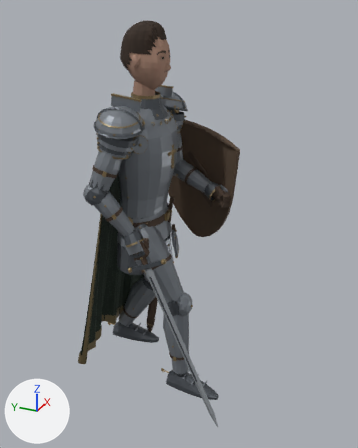
Two versions of the glTF model modelos/cavaleiro-low-poly/cavaleiro.glb, one commit apart.
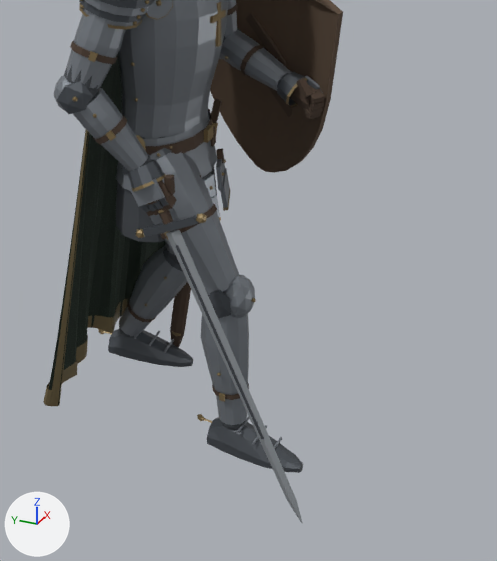
Old and new are each drawn whole from a 50 mm camera at (-1.995, -1.087, 1.876) aimed at (-0.011, -0.194, 0.884) and again close up on the part from 15% to 90% of the width and 32% to 100% of the height. Lighting does not change. The marker at lower left points along +X, +Y and +Z. The last two pictures show the newer version. Where no turn or scale is listed for an object, it has been applied to the vertices.

In view in the first close-up: 'AntebracoDireito', 'AntebracoEsquerdo', 'BracalSuperiorDireito', 'CapaForro', 'Couraca', 'CoxoteDireita', 'EscarpeDireita', 'EscarpeEsquerda', 'EscudoCorpo', 'GrevaDireita', 'GrevaEsquerda', 'Lamina' and 79 more.
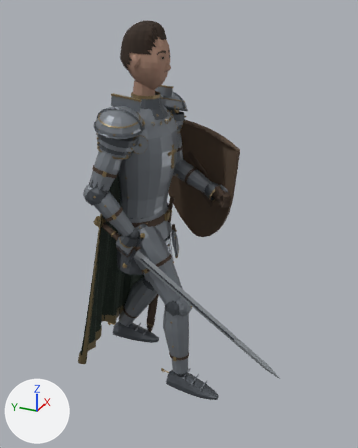
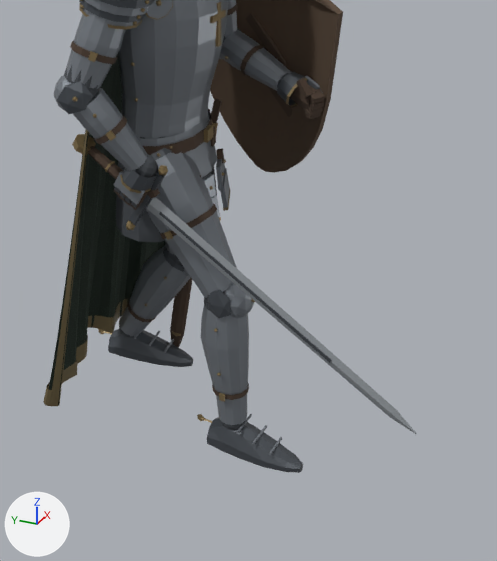
Commit message: Cavaleiro: pegada correta da espada

ob_maodireito is not drawn itself; it is the parent of ob_articulacaopulsodireito, ob_manopladireito, ob_bordamanopladireito, ob_punhodireito, ob_espada.
ob_espada is not drawn itself; it is the parent of ob_lamina, ob_sulco, ob_sulco_001, ob_guarda, ob_pontaguarda, ob_pontaguarda_001, ob_empunhadura, ob_anelempunhadura.

Edits to the bpy script that builds the scene:
```text
Change ob_maodireito:
    ob_maodireito.rotation_euler: (0.0852, 0.359, -0.494) -> (1.086, 0.283, -0.613)  # degrees (4.9, 21, -28) -> degrees (62, 16, -35)
Change ob_espada:
    ob_espada.location: (0.0, -0.005, -0.06) -> (0.016, 0.055, -0.08)
    ob_espada.rotation_euler: (0.0565, 0.0368, -1.718) -> (-1.571, -1.571, 0.0)  # degrees (3.2, 2.1, -98) -> degrees (-90, -90, 0)
```

Location of each change, [x1, y1, x2, y2] in pixels of the close-ups (497 x 561 px):
'Lamina', turned, moved: before [166, 230, 302, 523]; after [147, 197, 417, 434]
'Sulco', turned, moved: before [176, 245, 264, 439]; after [159, 211, 332, 362]
'Guarda', turned, moved: before [143, 215, 199, 237]; after [129, 172, 165, 225]
'ManoplaDireito', turned: before [128, 159, 164, 188]; after [122, 165, 159, 191]
'PlacaDorsoDireito', turned: before [130, 178, 165, 206]; after [114, 171, 145, 205]
'Empunhadura', turned, moved: before [159, 210, 173, 224]; after [88, 146, 123, 179]
'Pomo', turned, moved (mostly hidden before): before [136, 135, 146, 151]; after [72, 134, 96, 154]
'ArticulacaoPulsoDireito', turned (mostly hidden before): before [140, 156, 152, 167]; after [134, 155, 157, 178]
'PolegarDireito', turned: before [164, 174, 175, 196]; after [147, 189, 160, 199]
'BordaManoplaDireito', turned: before [132, 174, 166, 192]; after [120, 169, 151, 193]
'PontaGuarda', turned, moved: before [196, 213, 207, 223]; after [158, 165, 168, 175]
'PalmaDireito', turned: before [146, 180, 170, 205]; after [123, 175, 153, 203]
'DedoDireito4', turned: before [164, 192, 176, 210]; after [131, 202, 141, 210]
'PontaGuarda.001', turned, moved: before [136, 229, 145, 238]; after [126, 221, 135, 230]
'PlacaDedoDireito3', turned: before [153, 201, 163, 209]; after [125, 197, 131, 204]
'PlacaDedoDireito4', turned: before [159, 197, 168, 206]; after [131, 201, 137, 208]
'PlacaDedoDireito2', turned: before [147, 204, 157, 211]; after [119, 191, 125, 199]
'PlacaDedoDireito1', turned: before [141, 204, 151, 213]; after [114, 187, 120, 193]
'DedoDireito1', turned: before [146, 211, 154, 216]; after [114, 190, 120, 196]
'DedoDireito2', turned: before [152, 205, 160, 215]; after [119, 195, 126, 201]
'DedoDireito3', turned: before [158, 202, 167, 212]; after [125, 201, 132, 206]
'AnelEmpunhadura.001', turned, moved (not visible before): after [105, 161, 115, 172]
'AnelEmpunhadura', turned, moved (not visible afterwards): before [158, 210, 164, 213]
